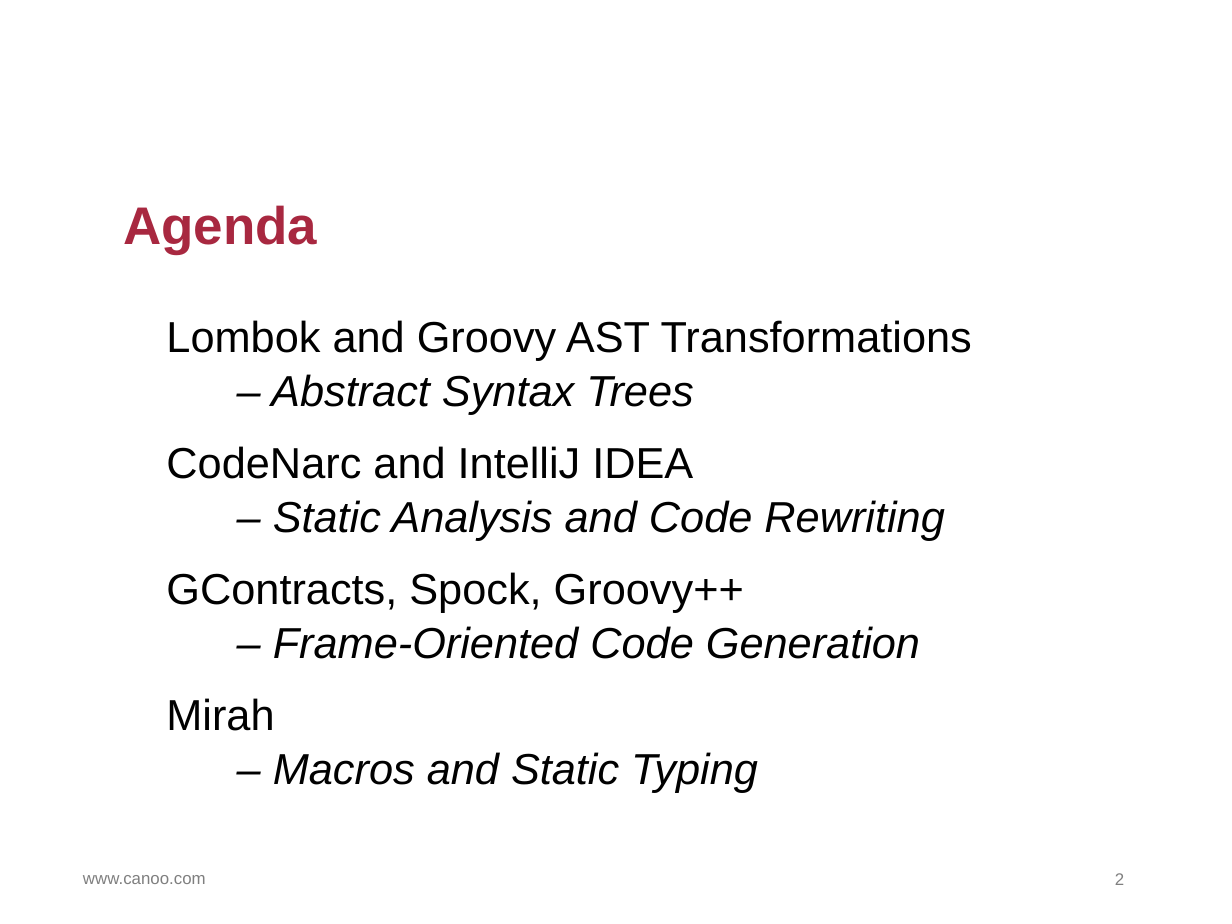
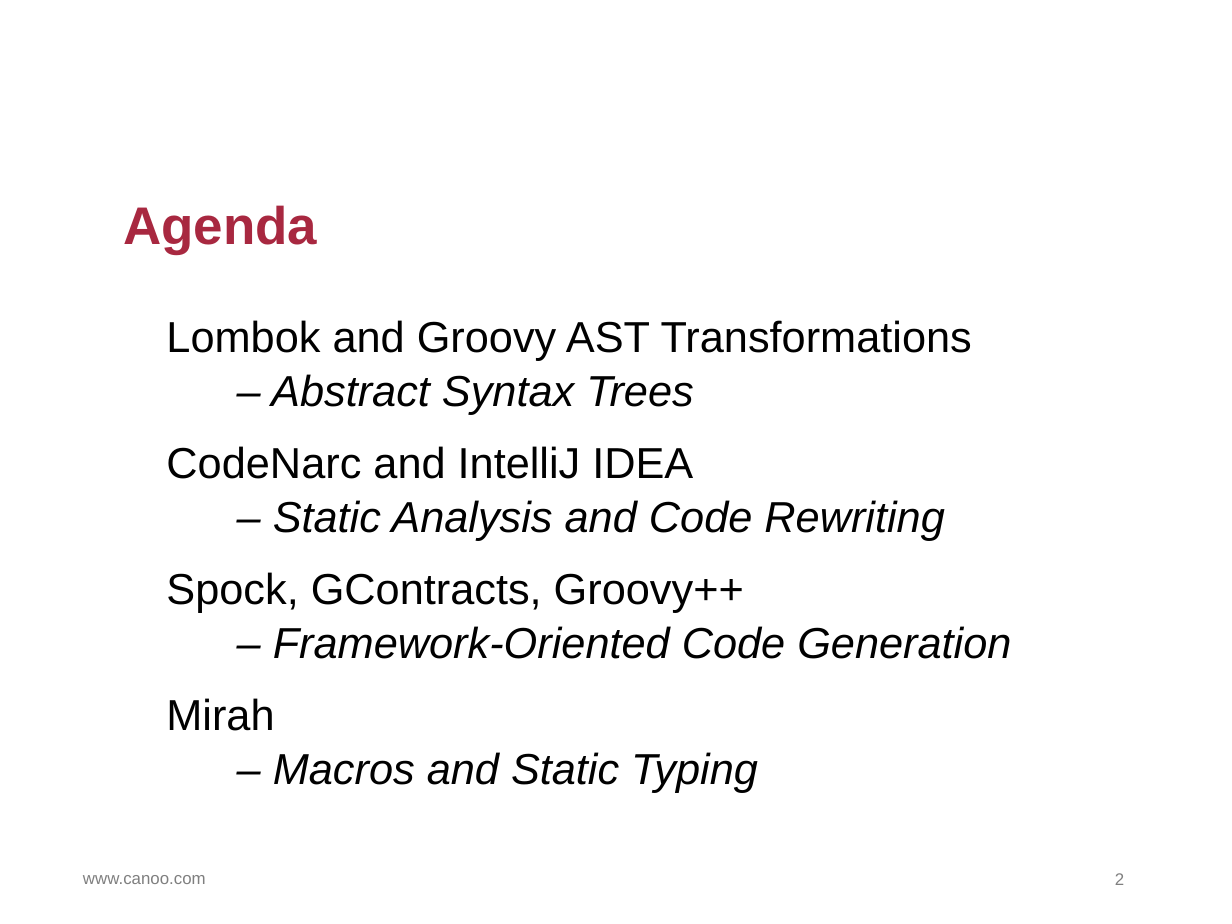
Before and after one commit to HamletDRC/presentations, a slide deck: slide 2 of asttransformations/AstTransformations.odp. Drawn at 1232x924 pixels with LibreOffice and Linux fonts; fonts in the diff are those of the drawing; background and template pictures are left out. Boxes give left, top, right and bottom in pixels: in the first picture for what was removed or moved away, otherwise in the second. Text is boxed around its words. In the diff, an @@ line names an element or a change of style, - is before the commit and + after.

```diff
--- a/asttransformations/AstTransformations.odp
+++ b/asttransformations/AstTransformations.odp
@@ text at [166, 572, 1011, 659]: text changed @@
-GContracts, Spock, Groovy++
-      – Frame-Oriented Code Generation
+Spock, GContracts, Groovy++
+      – Framework-Oriented Code Generation
```
Also in this commit, not shown: 4 other slides changed, 2 slides added, 1 slide removed, 1 other file.
